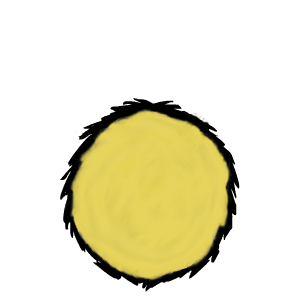
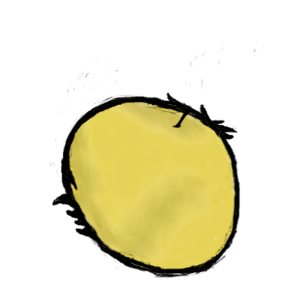
Two versions of the same layered image (300x300). Layer-by-layer changes:
added layer "Transformation" above "Layer #1" over 50, 45, 264, 282
hid "Layer" over 60, 98, 240, 292
